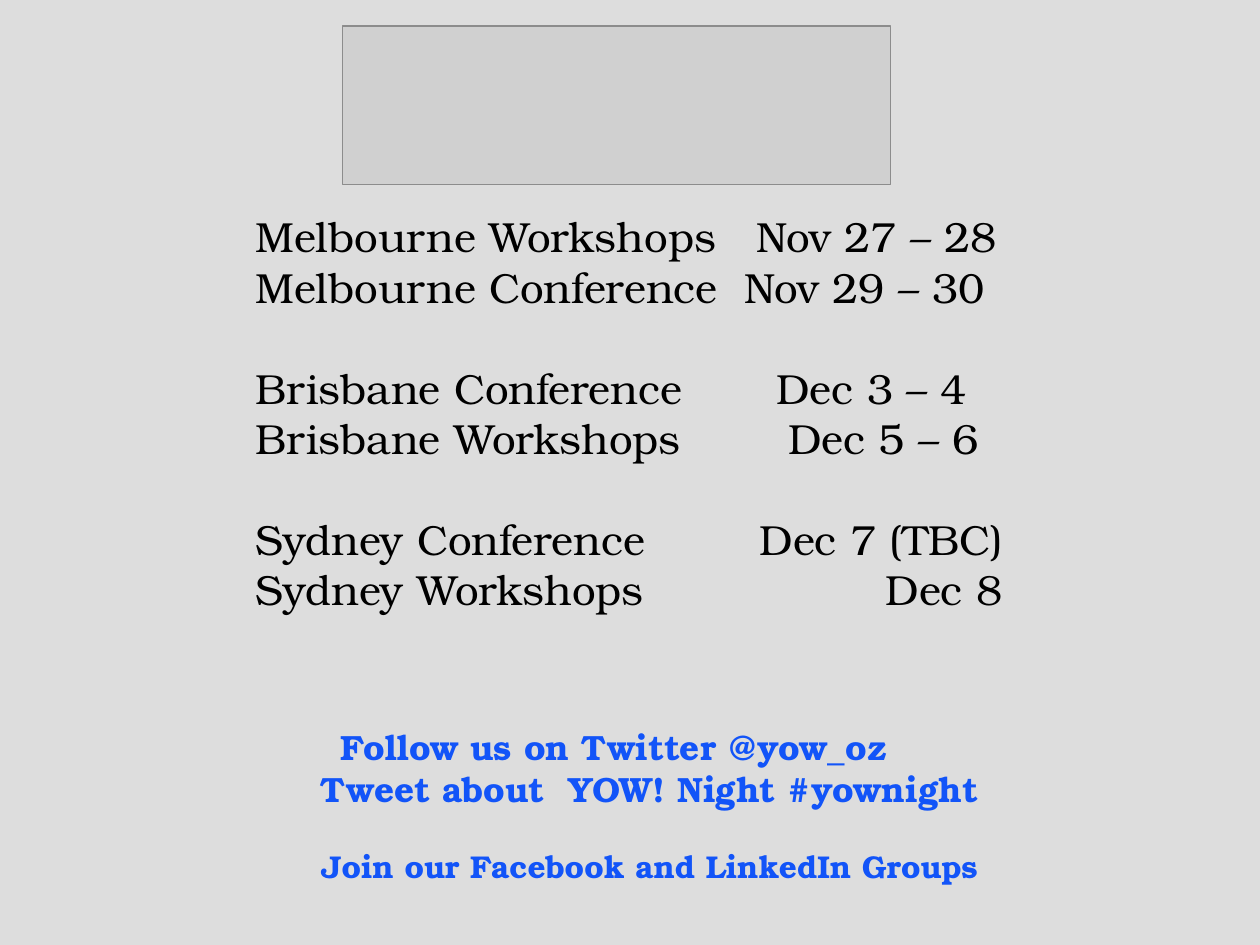
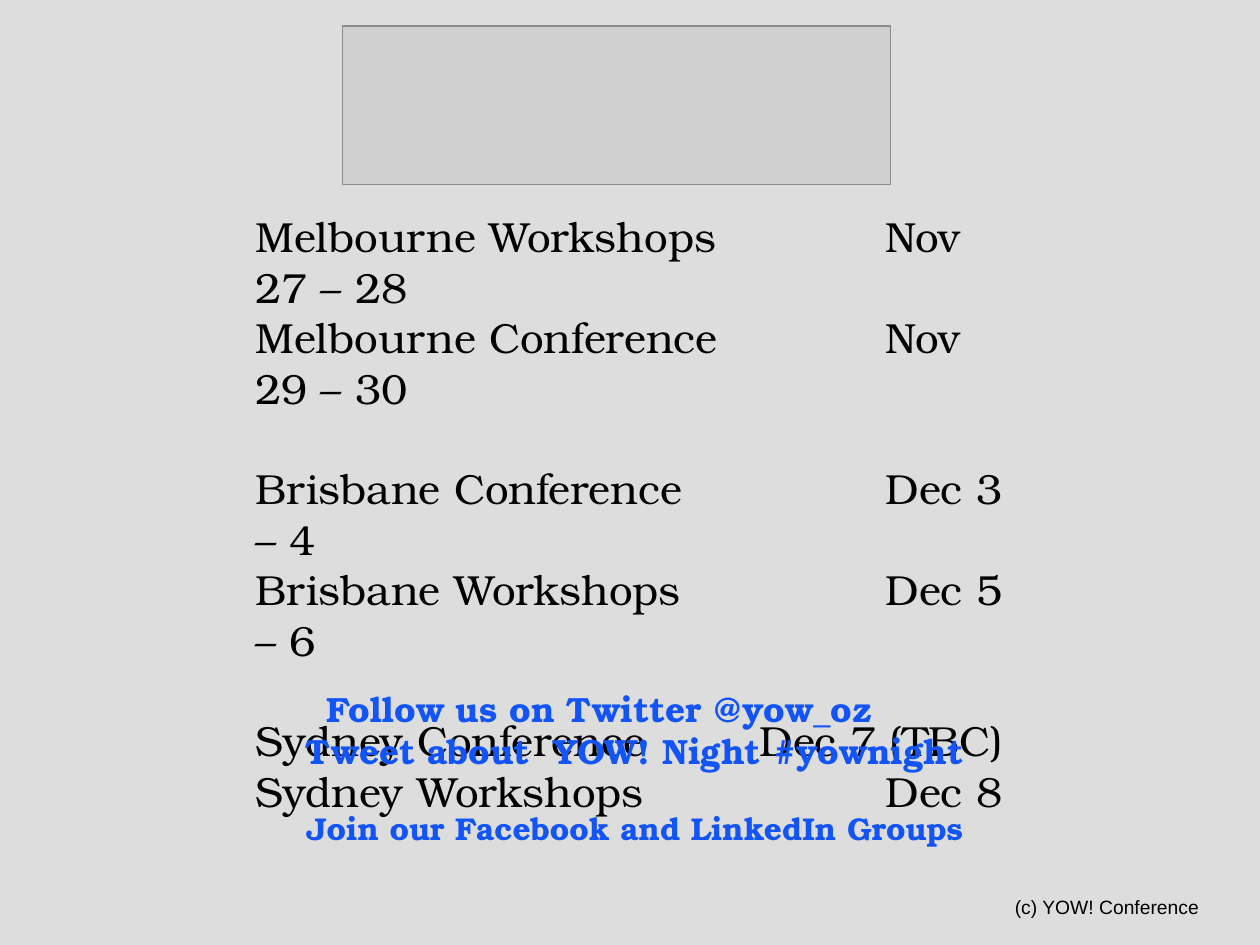
Before and after one commit to tonymorris/purefp-live, a slide deck: slide 1 of notes/YOW! 2012 Speakers.ppt. Drawn at 1260x945 pixels with LibreOffice and Linux fonts; fonts in the diff are those of the drawing; grey boxes stand for pictures. Boxes give left, top, right and bottom in pixels: in the first picture for what was removed or moved away, otherwise in the second. Text is boxed around its words. In the diff, an @@ line names an element or a change of style, - is before the commit and + after.

```diff
--- a/notes/YOW! 2012 Speakers.ppt
+++ b/notes/YOW! 2012 Speakers.ppt
@@ text "Melbourne Workshops Nov 27 – ..." rewrapped from (255,222,1003,606) to (255,222,1002,817) @@
@@ text "Follow us on Twitter @yow_oz": place and size @@
-text "Follow us on Twitter @yow_oz" at (321,733,979,885)
+text "Follow us on Twitter @yow_oz" at (306,695,964,847)
@@ text added at (1015,900,1199,918), 11 pt, text #000000 @@
+(c) YOW! Conference
```
Also in this commit, not shown: 3 other slides changed.
